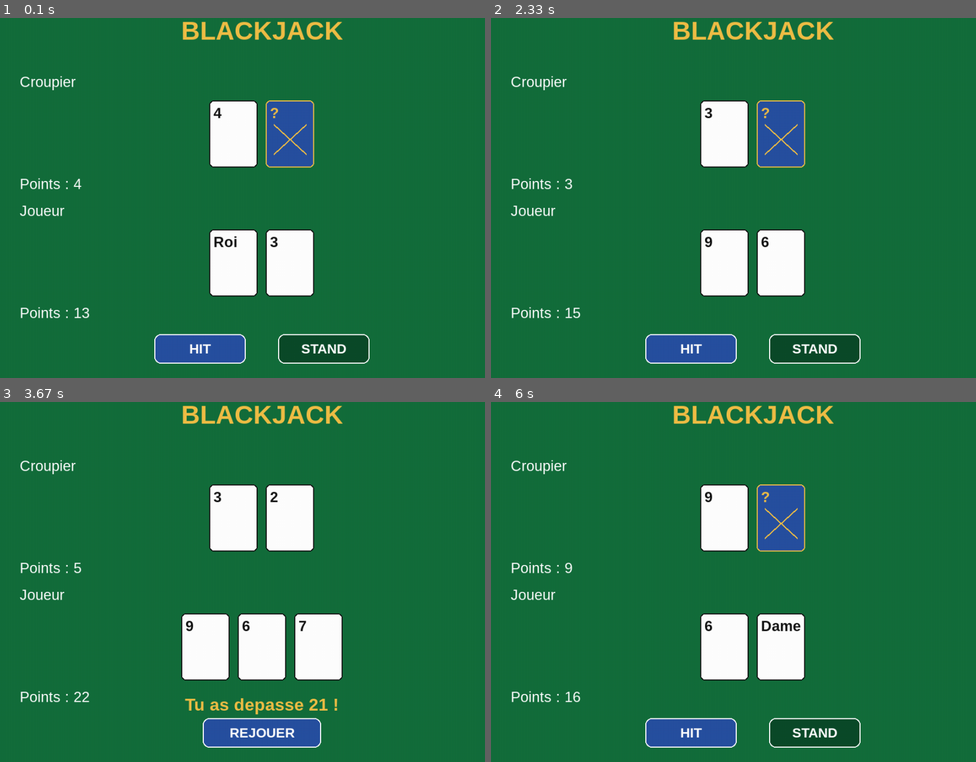
Above: before the commit, frames 1-4 (two rows, left to right).
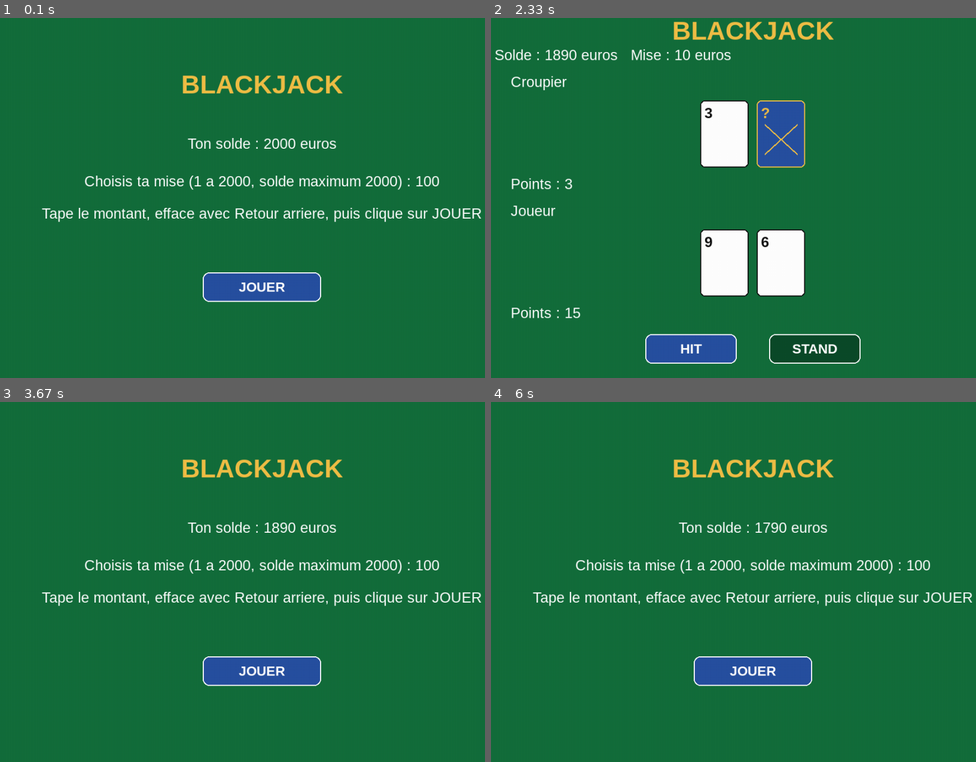
Above: after the commit, the same moments.

Repository: LawBypass/Royal-Casino
Game: pygame game, started from BLACKJACK/blackjackv2.py
Two runs of this game, one before a commit and one after it. Both use one fixed random seed, a clock stepped at 60 frames per second and the inputs below.
Inputs (mouse positions are in pixels of both pictures, inside the frame that each line leads up to):
- Up to frame 1 (0.1 s): no input
- Up to frame 2 (2.33 s): click (752, 288) at 0.38 s, where only the run after the commit has a clickable "JOUER"; click "STAND" at 0.72 s; click "REJOUER" at 1.05 s; hold Backspace 1.33-1.8 s; click (762, 64) at 1.88 s; click (728, 288) at 2.22 s
- Up to frame 3 (3.67 s): click "HIT" at 2.55 s; click (184, 499) at 2.88 s; click (324, 744) at 3.22 s, where only the run after the commit has a clickable "MENU PRINCIPAL"
- Up to frame 4 (6 s): click (815, 744) at 3.72 s; click (752, 672) at 5.22 s, where only the run after the commit has a clickable "JOUER"; click (689, 733) at 5.55 s, where only the run after the commit has a clickable "HIT"; click "REJOUER" at 5.88 s

The runs differ from the first frame. In frame 1, 15% of the frame differs, in the area x 4-100%, y 0-97%; in frame 2, 0.6%; in frame 3, 17%; in frame 4, 15%.

Commit message:
Implement gain multipliers and update game flow
Add gain multipliers and update game logic for Blackjack.

Diff:
--- a/BLACKJACK/blackjackv2.py
+++ b/BLACKJACK/blackjackv2.py
@@ -63,6 +63,15 @@
     "As": 11
 }
 
+# multiplicateurs des gains selon les cartes et le resultat.
+# 2 = mise rendue + meme somme gagnee ; 2.5 = blackjack naturel (gain de 3:2).
+multiplicateurs_gains = {
+    "victoire": 2,
+    "blackjack": 2.5,
+    "egalite": 1,
+    "defaite": 0
+}
+
 # fonction pour calculer les points
 # l'as peut valoir 1 ou 11
 
@@ -92,7 +101,9 @@
 #cree le rectangle du bouton pour hit, stand, rejouer
 bouton_hit = pygame.Rect(300, 615, 170, 55)
 bouton_stand = pygame.Rect(530, 615, 170, 55)
-bouton_rejouer = pygame.Rect(390, 615, 220, 55)
+bouton_rejouer = pygame.Rect(280, 640, 200, 50) # recommencer en repassant par le choix de mise
+bouton_menu = pygame.Rect(520, 640, 200, 50) # revenir au menu principal
+bouton_jouer = pygame.Rect(390, 500, 220, 55) # valider la mise et commencer
 
 
 #  def fonction pour dessiner un bouton avec le texte, le rect. (position et dimension) + la couleur
@@ -187,15 +198,27 @@
 
 
 # variable du jeu (boolenne)
+# Cette variable permet de continuer la boucle tant que la fenetre est ouverte.
 jeu_en_cours = True
+etat = "menu"                 # indique si on est dans le menu, le tour du joueur ou la fin
+solde = 2000                  # argent fictif de depart du joueur (2000 maximum)
+mise = "100"                  # mise saisie au clavier ; elle reste du texte dans le menu
+gain_regle = False            # verifie si les gains ont deja ete calcules
+message_menu = ""             # message affiche dans le menu en cas de mise invalide
+message_gain = ""             # phrase qui explique les gains a la fin de la partie
 
 
 # demarrer une nouvelle partie
 def nouvelle_partie():
+    # global permet de modifier les variables creees en dehors de cette fonction.
+    # Ici, on remet aussi le paiement a zero pour la nouvelle partie.
     global paquet_52_cartes #global permet d'utiliser et de modifier la carte en dehors de la fonction
     global main_joueur, main_croupier
-    global etat, resultat, perdu
-
+    global etat, resultat, perdu, gain_regle, message_gain
+
+    # chaque nouvelle partie doit pouvoir regler ses gains une seule fois
+    gain_regle = False
+    message_gain = ""
     perdu = False
     resultat = "" #
 
@@ -229,6 +252,7 @@
 # determiner le gagnant
     #fonction qui compare les points du joueur et du croupier pour definir le resultat
 def determiner_resultat():
+    # Cette fonction compare les points des deux mains et termine la partie.
     global resultat, etat  #global permet d'utiliser et de modifier la carte en dehors de la fonction
 
     points = calculer_points(main_joueur)      #on calcule les points de la main du joueur
@@ -251,6 +275,7 @@
 # tour du croupier
     #fonction qui gere le tour du croupier
 def tour_croupier():
+    # Le croupier pioche jusqu'a atteindre au moins 17 points.
     global etat, resultat #global permet d'utiliser et de modifier la carte en dehors de la fonction  TRESS UTILE
 
     points = calculer_points(main_joueur)
@@ -270,8 +295,7 @@
 
 
 # lancer la premiere partie
-#demarre la premiere partie avant de lancer la boucle principale
-nouvelle_partie()
+# le joueur choisit sa mise dans le menu avant de commencer
 
 
 # boucle principale de pygame
@@ -286,115 +310,177 @@
             jeu_en_cours = False  # arreter la boucle principale si le joueur ferme la fenetre
 
         # detecter les clics de souris
-        if evenement.type == pygame.MOUSEBUTTONDOWN: #mousebuttondown == click gauche
-            # verifie si le joueur a clique avec la souris
-
-            if evenement.button == 1:
-                # verifie si le clic correspond au bouton gauche de la souris
-
-                position_souris = evenement.pos
-                # recupere les coordonnees x et y de la souris au moment du clic
-
-                # le joueur peut jouer son tour
-                if etat == "joueur":
-                    # verifie si c'est au joueur de jouer
-
-                    if bouton_hit.collidepoint(position_souris):
-                        # verifie si le clic est a l'interieur du bouton hit
-
-                        if len(paquet_52_cartes) > 0:
-                            # verifie qu'il reste des cartes dans le paquet
-
-                            main_joueur.append(
-                                paquet_52_cartes.pop()
-                            )
-                            # retire une carte du paquet et l'ajoute a la main du joueur
-
-                            points = calculer_points(main_joueur)
-                            # calcule le total des points du joueur apres avoir tire une carte
-
-                            if points > 21:
-                                # verifie si le joueur a depasse 21 points
-
-                                perdu = True  # indique que le joueur a perdu
-                                resultat = "Tu as depasse 21 !"  # definit le message affiche a la fin
-                                etat = "fin"  # indique que la partie est terminee
-
-                    elif bouton_stand.collidepoint(position_souris):
-                        # verifie si le clic est a l'interieur du bouton stand
-
-                        tour_croupier()
-                        # termine le tour du joueur et lance le tour du croupier
-
-                # rejouer apres la fin de la partie
-                elif etat == "fin":
-                    # verifie si la partie est terminee
-
-                    if bouton_rejouer.collidepoint(position_souris):
-                        # verifie si le joueur a clique sur le bouton rejouer
-
-                        nouvelle_partie()
-                        # lance une nouvelle partie et redistribue les cartes
-
+        if evenement.type == pygame.MOUSEBUTTONDOWN and evenement.button == 1:
+            position_souris = evenement.pos
+
+            if etat == "menu":
+                # Dans le menu, le joueur peut lancer une partie avec la mise saisie.
+                if bouton_jouer.collidepoint(position_souris):
+                    # On accepte uniquement un nombre entre 1 et 2000,
+                    # et le joueur ne peut pas miser plus que son solde.
+                    if mise.isdigit() and 1 <= int(mise) <= 2000 and int(mise) <= solde:
+                        message_menu = ""
+                        mise = int(mise)       # transforme le texte saisi en nombre
+                        solde -= mise           # la mise est retiree avant de jouer
+                        nouvelle_partie()      # distribue les cartes et lance la partie
+                    else:
+                        message_menu = "Mise invalide : entre 1 et 2000, sans depasser ton solde."
+                elif bouton_menu.collidepoint(position_souris):
+                    # Le bouton dans le menu remet simplement la mise proposee par defaut.
+                    mise = "100"
+
+            elif etat == "joueur":
+                if bouton_hit.collidepoint(position_souris):
+                    if len(paquet_52_cartes) > 0:
+                        main_joueur.append(paquet_52_cartes.pop())
+                        points = calculer_points(main_joueur)
+                        if points > 21:
+                            perdu = True
+                            resultat = "Tu as depasse 21 !"
+                            etat = "fin"
+
+                elif bouton_stand.collidepoint(position_souris):
+                    tour_croupier()
+
+            elif etat == "fin":
+                if bouton_rejouer.collidepoint(position_souris):
+                    etat = "menu"
+                    mise = "100"
+                    message_menu = ""
+                elif bouton_menu.collidepoint(position_souris):
+                    etat = "menu"
+                    mise = "100"
+                    message_menu = ""
+
+        # choisir la mise avec le clavier dans le menu
+        # Retour arriere efface le dernier chiffre ; les chiffres sont limites a 4 caracteres.
+        if evenement.type == pygame.KEYDOWN and etat == "menu":
+            if evenement.key == pygame.K_BACKSPACE:
+                mise = mise[:-1]
+            elif evenement.unicode.isdigit() and len(mise) < 4:
+                mise += evenement.unicode  # ajoute le chiffre a la fin de la mise
 
     # PARTIE AFFICAGE DU JEU
 
     # dessiner le fond vert
-    ecran.fill(VERT) #.fill sert a remplir l'ecran
-
-    # afficher le titre
-    titre = police_titre.render("BLACKJACK", True, OR)   # on affiche le titre "blackhack" avec la couleur comme background "or"
-    ecran.blit(titre, titre.get_rect(center=(LARGEUR // 2, 50)))   #affiche le titre blackjack en le placant au centre de l'ecran (largeur // 2) puis 50 pixel de haut
-
-    # afficher le croupier
-    texte_croupier = police_texte.render("Croupier", True, BLANC)   #on affiche Croupier avec le background en blanc
-    ecran.blit(texte_croupier, (50, 130)) #afficher le texte_croupier sur l'ecran aux coords 50 130
-
-    # cacher la deuxieme carte du croupier pendant le tour du joueur
-    cacher_carte = etat == "joueur"
-    dessiner_main(main_croupier, 180, cacher_carte) #affiche les cartes du croupier à partir de la position verticale 180.
-
-    # afficher les points du croupier
-    if etat == "joueur": #si le joueur joue
-        points_croupier = calculer_points([main_croupier[0]])   #on prend la 1ere carte de la main et on calcule les points avec la fonction calculer_points
+    ecran.fill(VERT)
+
+    if etat == "menu":
+        titre = police_titre.render("BLACKJACK", True, OR)
+        ecran.blit(titre, titre.get_rect(center=(LARGEUR // 2, 150)))
+
+        # Le menu montre l'argent disponible avant de choisir la mise.
+        texte_solde = police_texte.render("Ton solde : " + str(solde) + " euros", True, BLANC)
+        ecran.blit(texte_solde, texte_solde.get_rect(center=(LARGEUR // 2, 260)))
+
+        # La mise est encore du texte ici, car le joueur la tape au clavier.
+        texte_mise = police_texte.render("Choisis ta mise (1 a 2000, solde maximum 2000) : " + str(mise), True, BLANC)
+        ecran.blit(texte_mise, texte_mise.get_rect(center=(LARGEUR // 2, 330)))
+
+        texte_clavier = police_texte.render("Tape le montant, efface avec Retour arriere, puis clique sur JOUER", True, BLANC)
+        ecran.blit(texte_clavier, texte_clavier.get_rect(center=(LARGEUR // 2, 390)))
+
+        dessiner_bouton("JOUER", bouton_jouer, BLEU)
+        if message_menu:
+            texte_erreur = police_texte.render(message_menu, True, OR)
+            ecran.blit(texte_erreur, texte_erreur.get_rect(center=(LARGEUR // 2, 570)))
+
     else:
-        points_croupier = calculer_points(main_croupier)       #sinon on calcule les points de la main du croupier
-
-    texte_points_croupier = police_texte.render(                #on montre les points du crouper
-        "Points : " + str(points_croupier),                     # on affiche points: (les points du croupier) !!!! str transforme le nombre en texte pour pouvoir l'afficher
-        True,                                                   #anti aliasing == rend les contours et lettres plus lisses
-        BLANC                                                    #couleur background
-    )
-    ecran.blit(texte_points_croupier, (50, 320))                # on render les txt_pts_crouper aux coords (50,320)
-
-    # afficher le joueur
-    texte_joueur = police_texte.render("Joueur", True, BLANC)       #on render "Joueur" avec antialiasing en blanc
-    ecran.blit(texte_joueur, (50, 370))  #montre le txt_joueur aux coords (50,370)
-    #affiche les cartes du joueur aux coords y = 420
-    dessiner_main(main_joueur, 420)
-
-    # afficher les points du joueur
-    points_joueur = calculer_points(main_joueur) #calcul des points de la main du joueur
-    texte_points_joueur = police_texte.render(              # idem que pour le croupier
-        "Points : " + str(points_joueur),
-        True,
-        BLANC
-    )
-    ecran.blit(texte_points_joueur, (50, 560))          #on montre le txt_pts_joueurs aux coords (50,560)
-
-    # afficher les boutons si le joueur peut jouer
-    if etat == "joueur":
-        dessiner_bouton("HIT", bouton_hit, BLEU) #on utilise la fonction dessiner_bouton pour dessiner le bouton hit en bleu
-        dessiner_bouton("STAND", bouton_stand, VERT_FONCE) #idem
-
-    # afficher le resultat si la partie est terminee
-    else:
-        texte_resultat = police_resultat.render(resultat, True, OR) #on utilis la police resultat pour montrer le resultat , avec l'antialiasing et le background en couleur or
-        ecran.blit(
-            texte_resultat,
-            texte_resultat.get_rect(center=(LARGEUR // 2, 590)) #get_rect est la zone occupe par le texte, center=(LARGEUR // 2, 590) place le texte au centre et a 590 pixels de haut
-        )
-        dessiner_bouton("REJOUER", bouton_rejouer, BLEU) #si le joueur a perdu, on lui donne l'option de rejouer en dessinant le bouton rejouer
+        # regler les gains une seule fois a la fin de la partie
+        # gain_regle evite de donner les gains a chaque tour de la boucle principale.
+        if etat == "fin" and not gain_regle:
+            # On choisit le multiplicateur selon le resultat et les cartes du joueur.
+            if resultat == "Egalite !":
+                type_gain = "egalite"
+            elif resultat in ("Le croupier depasse 21 : tu gagnes !", "Bravo, tu as gagne !"):
+                if len(main_joueur) == 2 and calculer_points(main_joueur) == 21:
+                    type_gain = "blackjack"  # As + carte valant 10 des les deux premieres cartes
+                else:
+                    type_gain = "victoire"
+            else:
+                type_gain = "defaite"
+
+            # Formule unique : mise x multiplicateur, sans depasser le solde maximum.
+            argent_rendu = min(int(mise * multiplicateurs_gains[type_gain]), 2000 - solde)
+            solde += argent_rendu
+
+            if type_gain == "defaite":
+                message_gain = "Partie perdue : tu perds ta mise de " + str(mise) + " euros."
+            elif type_gain == "egalite":
+                message_gain = "Egalite : tes " + str(argent_rendu) + " euros te sont rendus."
+            elif type_gain == "blackjack":
+                message_gain = "Blackjack ! Tu recuperes " + str(argent_rendu) + " euros, mise incluse."
+            else:
+                message_gain = "Bravo ! Tu recuperes " + str(argent_rendu) + " euros, mise incluse."
+
+            gain_regle = True
+
+
+        # dessiner le fond vert
+        ecran.fill(VERT) #.fill sert a remplir l'ecran
+
+        # afficher le titre
+        titre = police_titre.render("BLACKJACK", True, OR)   # on affiche le titre "blackhack" avec la couleur comme background "or"
+        ecran.blit(titre, titre.get_rect(center=(LARGEUR // 2, 50)))   #affiche le titre blackjack en le placant au centre de l'ecran (largeur // 2) puis 50 pixel de haut
+
+        # afficher le solde et la mise
+        # Le solde a deja ete diminue du montant mise au debut de la partie.
+        texte_argent = police_texte.render("Solde : " + str(solde) + " euros   Mise : " + str(mise) + " euros", True, BLANC)
+        ecran.blit(texte_argent, (20, 80))
+
+        # afficher le croupier
+        texte_croupier = police_texte.render("Croupier", True, BLANC)   #on affiche Croupier avec le background en blanc
+        ecran.blit(texte_croupier, (50, 130)) #afficher le texte_croupier sur l'ecran aux coords 50 130
+
+        # cacher la deuxieme carte du croupier pendant le tour du joueur
+        cacher_carte = etat == "joueur"
+        dessiner_main(main_croupier, 180, cacher_carte) #affiche les cartes du croupier à partir de la position verticale 180.
+
+        # afficher les points du croupier
+        if etat == "joueur": #si le joueur joue
+            points_croupier = calculer_points([main_croupier[0]])   #on prend la 1ere carte de la main et on calcule les points avec la fonction calculer_points
+        else:
+            points_croupier = calculer_points(main_croupier)       #sinon on calcule les points de la main du croupier
+
+        texte_points_croupier = police_texte.render(                #on montre les points du crouper
+            "Points : " + str(points_croupier),                     # on affiche points: (les points du croupier) !!!! str transforme le nombre en texte pour pouvoir l'afficher
+            True,                                                   #anti aliasing == rend les contours et lettres plus lisses
+            BLANC                                                    #couleur background
+        )
+        ecran.blit(texte_points_croupier, (50, 320))                # on render les txt_pts_crouper aux coords (50,320)
+
+        # afficher le joueur
+        texte_joueur = police_texte.render("Joueur", True, BLANC)       #on render "Joueur" avec antialiasing en blanc
+        ecran.blit(texte_joueur, (50, 370))  #montre le txt_joueur aux coords (50,370)
+        #affiche les cartes du joueur aux coords y = 420
+        dessiner_main(main_joueur, 420)
+
+        # afficher les points du joueur
+        points_joueur = calculer_points(main_joueur) #calcul des points de la main du joueur
+        texte_points_joueur = police_texte.render(              # idem que pour le croupier
+            "Points : " + str(points_joueur),
+            True,
+            BLANC
+        )
+        ecran.blit(texte_points_joueur, (50, 560))          #on montre le txt_pts_joueurs aux coords (50,560)
+
+        # afficher les boutons si le joueur peut jouer
+        if etat == "joueur":
+            dessiner_bouton("HIT", bouton_hit, BLEU) #on utilise la fonction dessiner_bouton pour dessiner le bouton hit en bleu
+            dessiner_bouton("STAND", bouton_stand, VERT_FONCE) #idem
+
+        # afficher le resultat si la partie est terminee
+        else:
+            texte_resultat = police_resultat.render(resultat, True, OR) #on utilis la police resultat pour montrer le resultat , avec l'antialiasing et le background en couleur or
+            ecran.blit(
+                texte_resultat,
+                texte_resultat.get_rect(center=(LARGEUR // 2, 570)) # place le resultat au centre de l ecran
+            )
+            texte_gain = police_texte.render(message_gain, True, BLANC)
+            ecran.blit(texte_gain, texte_gain.get_rect(center=(LARGEUR // 2, 605)))
+            # REJOUER renvoie au menu pour choisir une nouvelle mise.
+            dessiner_bouton("REJOUER", bouton_rejouer, BLEU) #si le joueur a perdu, on lui donne l'option de rejouer en dessinant le bouton rejouer
+            dessiner_bouton("MENU PRINCIPAL", bouton_menu, VERT_FONCE)
 
     # actualiser l'affichage avec .flip, pour montrer tous les dessins qui viennent d'etre affichees
     pygame.display.flip()
@@ -402,6 +488,5 @@
     # limiter la vitesse a 60 fps
     horloge.tick(60) #on a cree la variable horologe en debut de programme.
 
-
-# fermer pygame
+# fermer pygame une seule fois, quand la boucle du jeu est terminee
 pygame.quit()
